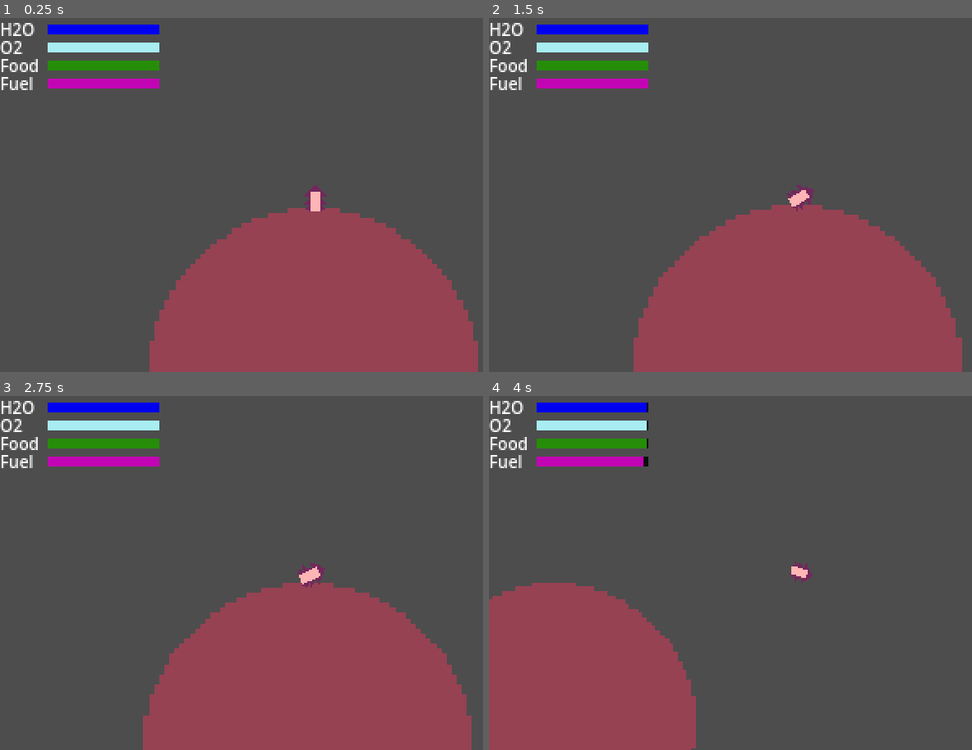
Above: before the commit, frames 1-4 (two rows, left to right).
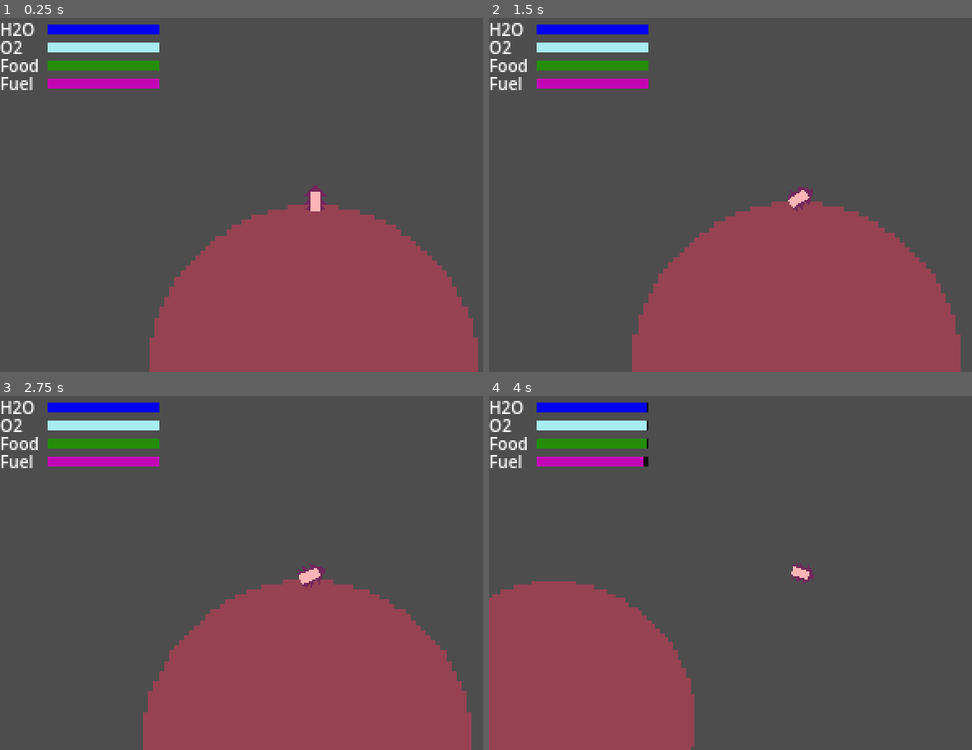
Above: after the commit, the same moments.

Repository: BnLds/MotherEarth
Game: Godot game, scene res://Scenes/Level/Level.tscn
Same seed, same stepped clock (60 frames per second), same inputs: the game is played once before the commit and once after it.
Inputs:
- Up to frame 1 (0.25 s): no input
- Up to frame 2 (1.5 s): tap Enter at 0.5 s; hold Right (rotate_right) 0.53-1.28 s; hold Left (rotate_left) from 1.28 s (still down)
- Up to frame 3 (2.75 s): release Left (rotate_left) at 2.03 s; hold Right (rotate_right) from 2.03 s (still down)
- Up to frame 4 (4 s): release Right (rotate_right) at 2.78 s; hold Up (speed_up) 2.78-3.53 s; hold Left (rotate_left) from 3.53 s (still down)

The runs differ from the first frame. In frame 1, 0.6% of the frame differs, in the area x 30-99%, y 52-92%; in frame 2, 0.8%, in the area x 29-98%, y 47-100%; in frame 3, 0.7%; in frame 4, 0.4%.

Commit message:
Spawn player on start planet on game start

Diff:
--- a/Scenes/Level/Level.tscn
+++ b/Scenes/Level/Level.tscn
@@ -193,9 +193,6 @@
 
 [node name="Planets" type="Node" parent="."]
 
-[node name="Planet" parent="Planets" instance=ExtResource("6_5kd1v")]
-position = Vector2(193, 140)
-
 [node name="TestGrid" type="Control" parent="."]
 visible = false
 z_index = 1
--- a/Scenes/Level/Scripts/DepartureManager.gd
+++ b/Scenes/Level/Scripts/DepartureManager.gd
@@ -1,7 +1,7 @@
 extends Node
+class_name DepartureManager
 
 @onready var spaceship = $"../Spaceship"
-@onready var planet = $"../Planets/Planet"
 @onready var camera_2d : CameraController = $"../Spaceship/Camera2D"
 
 var planet_crashed
@@ -24,13 +24,7 @@
 		camera_2d.move_camera_on_planet(area.global_position)
 
 func on_spawn_chosen(sender, reference_spawn, spawn_rotation, planet_scale):
-	if reference_spawn is TextureButton:
-		#Get position of North spawn point
-		var reference_position = reference_spawn.global_position + Vector2(reference_spawn.size.x/2 * planet_scale.x, (reference_spawn.size.y/2 + spawn_sprite_offset_y) * planet_scale.y - spaceship_offset_y)
-		#rotate spawn point around the planet to get spaceship departure point
-		spaceship.position = sender.global_position + (reference_position - sender.global_position).rotated(spawn_rotation)
-
-	spaceship.rotation = spawn_rotation
+	position_player_on_spawn(sender, reference_spawn, spawn_rotation, planet_scale)
 
 	if sender is PlanetManager:
 		sender.hide_spawn_points()
@@ -38,3 +32,12 @@
 		camera_2d.reset_camera()
 
 	spaceship.show()
+
+func position_player_on_spawn(planet, ref_spawn, spawn_angle, planet_scale):
+	if ref_spawn is TextureButton:
+		#Get position of North spawn point
+		var reference_position = ref_spawn.global_position + Vector2(ref_spawn.size.x/2 * planet_scale.x, (ref_spawn.size.y/2 + spawn_sprite_offset_y) * planet_scale.y - spaceship_offset_y)
+		#rotate spawn point around the planet to get spaceship departure point
+		spaceship.position = planet.global_position + (reference_position - planet.global_position).rotated(spawn_angle)
+
+	spaceship.rotation = spawn_angle
--- a/Scenes/Level/Scripts/Level.gd
+++ b/Scenes/Level/Scripts/Level.gd
@@ -2,6 +2,8 @@
 
 
 @onready var planets = $Planets
+@onready var spaceship = $Spaceship
+@onready var departure_manager = $DepartureManager
 
 #Planet Generation parameters
 @export var rows = 100
@@ -19,16 +21,16 @@
 var screen_height = ProjectSettings.get_setting("display/window/size/viewport_height")
 var x
 var y
-var target
-var origin
+var origin_coordinates
+var target_coordinates
 
 
 func _init():
 	var value = PlanetGenerator.GetPointsRandom(nbr_planets, space_size, space_size, min_dist_planets, min_dist_target)
 	x = value[0]
 	y = value[1]
-	origin = value[2]
-	target = value[3]
+	origin_coordinates = value[2]
+	target_coordinates = value[3]
 
 func _ready():
 	for i in range(nbr_planets):
@@ -36,6 +38,11 @@
 		new_planet.position = Vector2(screen_width * (x[i] + 0.5), screen_height * (y[i] + 0.5))
 		planets.add_child(new_planet)
 
+		if x[i]== origin_coordinates[0] && y[i] == origin_coordinates[1]:
+			new_planet.is_start_planet = true
+			if departure_manager is DepartureManager:
+				departure_manager.position_player_on_spawn(new_planet, new_planet.get_north_spawn(), 0, new_planet.get_sprite_scale())
+
 func _input(event):
 	if event.is_action_pressed("restart"):
 		get_tree().reload_current_scene()
--- a/Scenes/Planet/Scripts/PlanetManager.gd
+++ b/Scenes/Planet/Scripts/PlanetManager.gd
@@ -22,6 +22,9 @@
 @onready var spawn_points = $PlanetSprite/SpawnPoints
 @onready var planet_shape = $PlanetShape
 @onready var planet_sprite = $PlanetSprite
+@onready var north_spawn = $PlanetSprite/SpawnPoints/NorthSpawn
+
+var planet_scale
 
 signal spawn_chosen
 
@@ -58,7 +61,8 @@
 	spawn_points.connect("spawn_pressed", on_spawn_chosen)
 
 	var sprite_width = planet_sprite.texture.get_width()
-	planet_sprite.scale = Vector2.ONE * float(radius) / float(sprite_width/2)
+	planet_scale = Vector2.ONE * float(radius) / float(sprite_width/2)
+	planet_sprite.scale = planet_scale
 
 func show_spawn_points():
 	spawn_points.show()
@@ -66,5 +70,11 @@
 func hide_spawn_points():
 	spawn_points.hide()
 
-func on_spawn_chosen(reference_spawn, spawn_rotation):
-	spawn_chosen.emit(self, reference_spawn, spawn_rotation, planet_sprite.scale)
+func on_spawn_chosen(spawn_rotation):
+	spawn_chosen.emit(self, north_spawn, spawn_rotation, planet_scale)
+
+func get_north_spawn():
+	return north_spawn
+
+func get_sprite_scale():
+	return planet_scale
--- a/Scenes/Planet/Scripts/SpawnPoints.gd
+++ b/Scenes/Planet/Scripts/SpawnPoints.gd
@@ -8,16 +8,16 @@
 signal spawn_pressed
 
 func _on_east_spawn_pressed():
-	spawn_pressed.emit(north_spawn, east_spawn.rotation)
+	spawn_pressed.emit(east_spawn.rotation)
 
 
 func _on_west_spawn_pressed():
-	spawn_pressed.emit(north_spawn, west_spawn.rotation)
+	spawn_pressed.emit(west_spawn.rotation)
 
 
 func _on_north_spawn_pressed():
-	spawn_pressed.emit(north_spawn, north_spawn.rotation)
+	spawn_pressed.emit(north_spawn.rotation)
 
 
 func _on_south_spawn_pressed():
-	spawn_pressed.emit(north_spawn, south_spawn.rotation)
+	spawn_pressed.emit(south_spawn.rotation)
